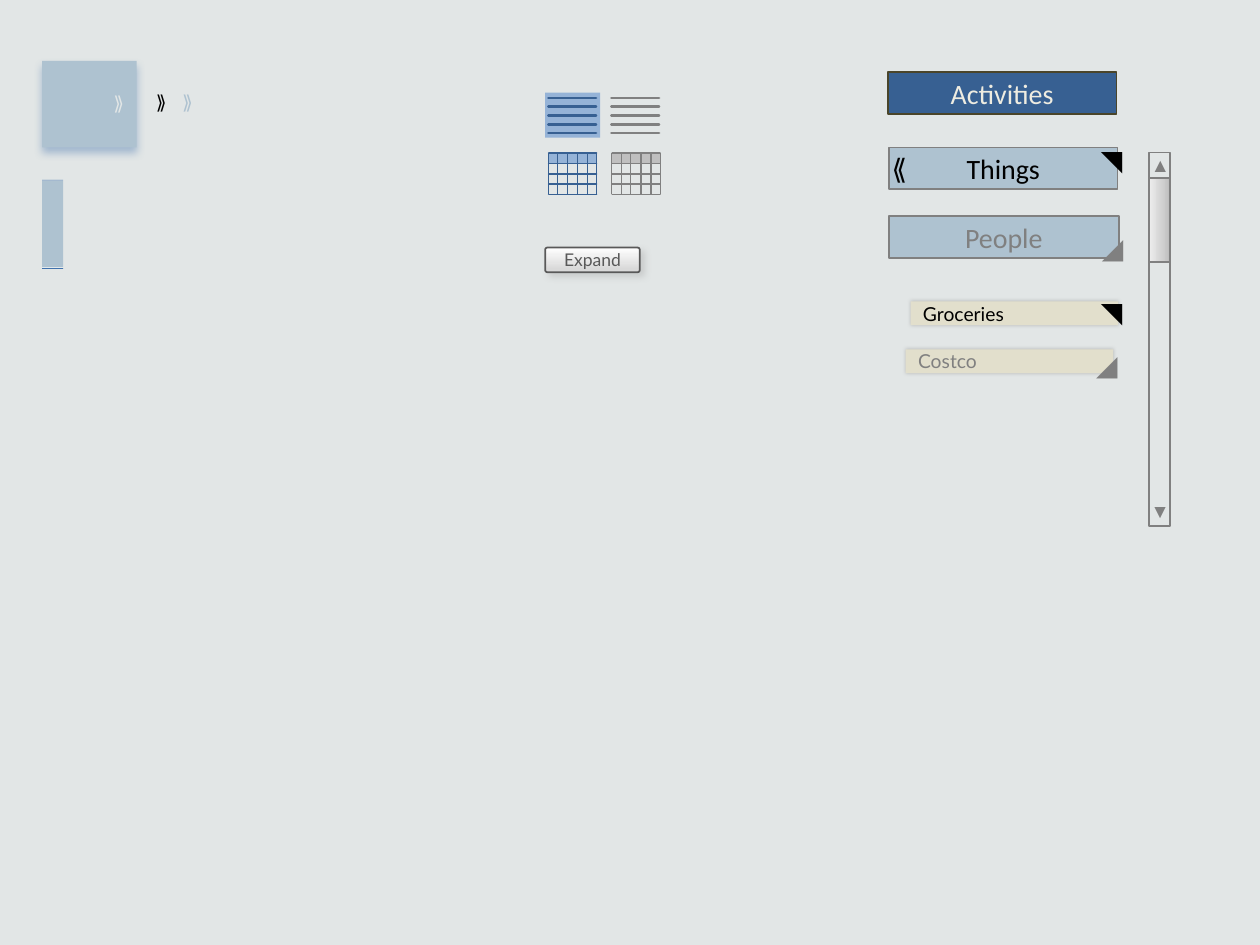
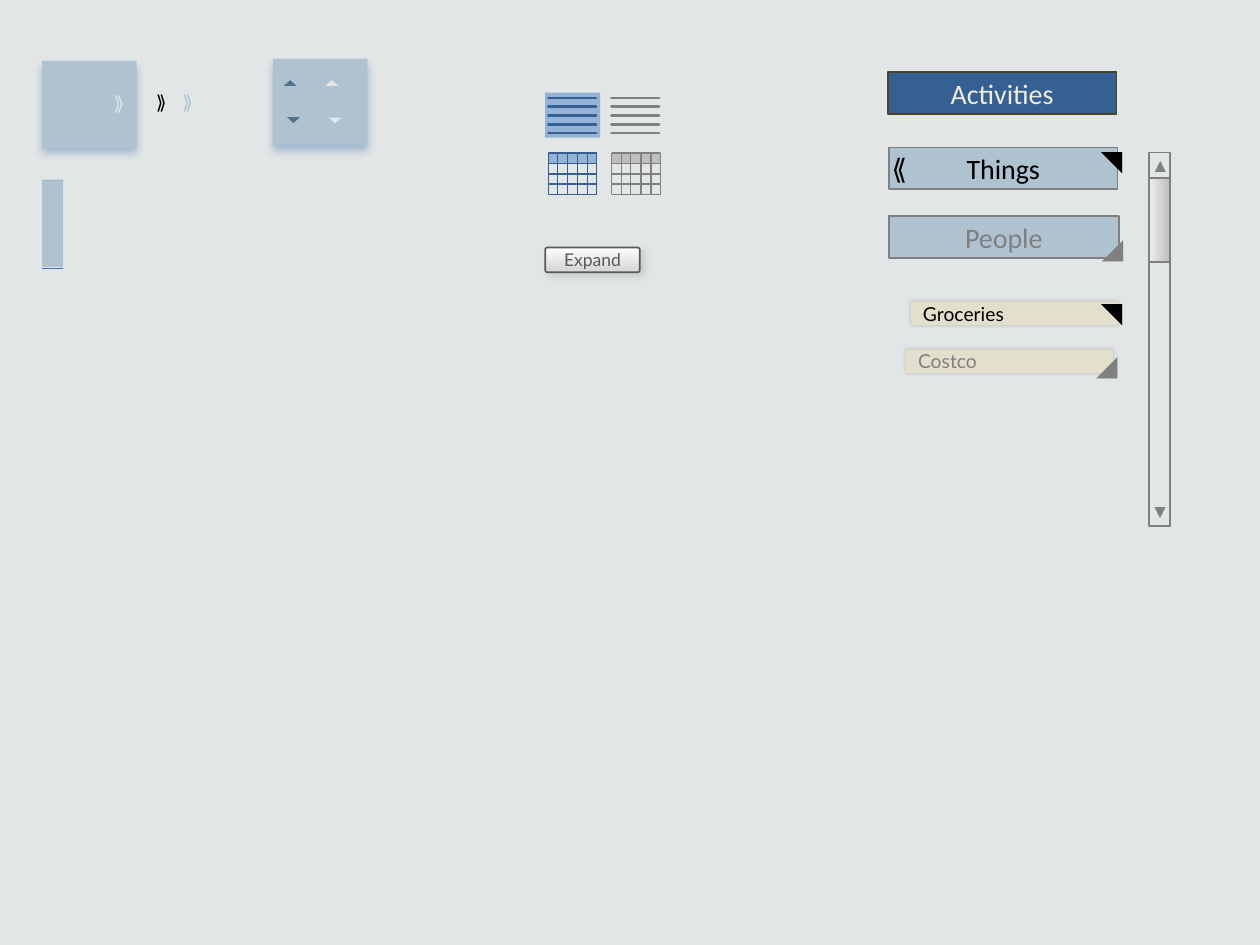
Before and after one commit to ogazitt/zaplify, a slide deck: slide 6 of documents/design/webportal/Web Portal Design Graphics.pptx. Drawn at 1260x945 pixels with LibreOffice and Linux fonts; fonts in the diff are those of the drawing. Boxes give left, top, right and bottom in pixels: in the first picture for what was removed or moved away, otherwise in the second. Text is boxed around its words. In the diff, an @@ line names an element or a change of style, - is before the commit and + after.

```diff
--- a/documents/design/webportal/Web Portal Design Graphics.pptx
+++ b/documents/design/webportal/Web Portal Design Graphics.pptx
@@ rounded rectangle added at box(273, 59, 368, 146), fill #AEC2D0 @@
@@ triangle added at box(284, 81, 296, 87), fill #50738A @@
@@ triangle added at box(325, 81, 338, 87), fill #E2E6E6 @@
@@ triangle added at box(287, 117, 300, 123), fill #50738A @@
@@ triangle added at box(329, 117, 341, 123), fill #E2E6E6 @@
```
Also in this commit, not shown: 18 other files.
